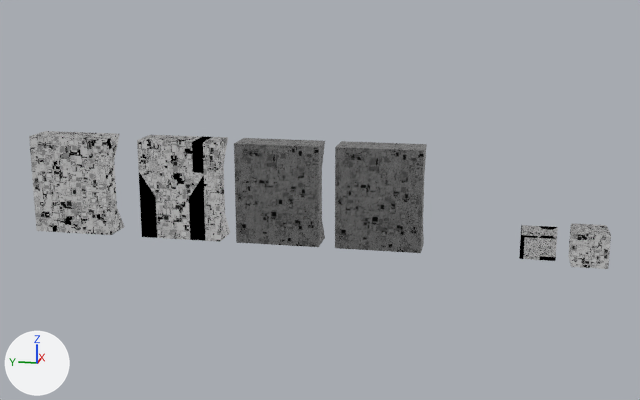
Two versions of the Blender file materials/materials_1.blend, one commit apart.
The view is the same before and after, from a 50 mm lens placed at (-49.8, 5.4, 14.4), pointed at (0.2, 15.4, 1.9). Lighting does not change. The marker at lower left points along +X, +Y and +Z.

Objects in the first picture: 'Cube', 'Plane', '[export][flat]', '[export][flat].001', '[export][flat].002', '[export][flat].003'.
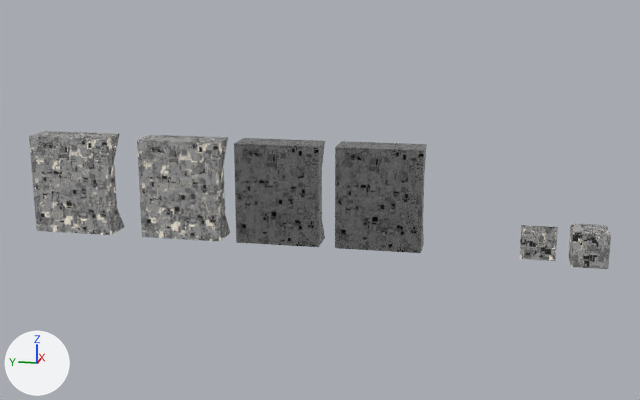
Where the newer file only moved an object's origin or applied its transform, the numbers keep the older frame.

Pixel boxes [x1, y1, x2, y2] of what changed, in the pictures (640 x 400 px):
```json
{"object": "[export][flat].002", "change": "surface changed", "before": [137, 135, 230, 242], "after": [137, 135, 230, 242]}
{"object": "[export][flat].003", "change": "surface changed", "before": [29, 131, 125, 235], "after": [29, 131, 125, 235]}
{"object": "Cube", "change": "surface changed", "before": [568, 223, 611, 269], "after": [568, 223, 611, 269]}
{"object": "Plane", "change": "surface changed", "before": [519, 225, 558, 261], "after": [519, 225, 558, 261]}
```

Edits to the scene script, one JSON object a line:
```json
{"block": "mat_material_005", "change": "nodes: OutputMaterial, TexImage"}
{"block": "mat_material_005", "change": "uses the picture img_bake_m5"}
{"block": "mat_material_005", "change": "nodes: BsdfPrincipled, Bump x2, Emission, MixShader, OutputMaterial, TexBrick, TexCoord, TexNoise x2, TexVoronoi, ValToRGB x3"}
{"block": "mat_material_005", "change": "colours: grey #b7b7b7, dark grey #6b6b6b, black #191919, grey #746c73, white #fff8e2, white #ffffff, black #000000"}
```
